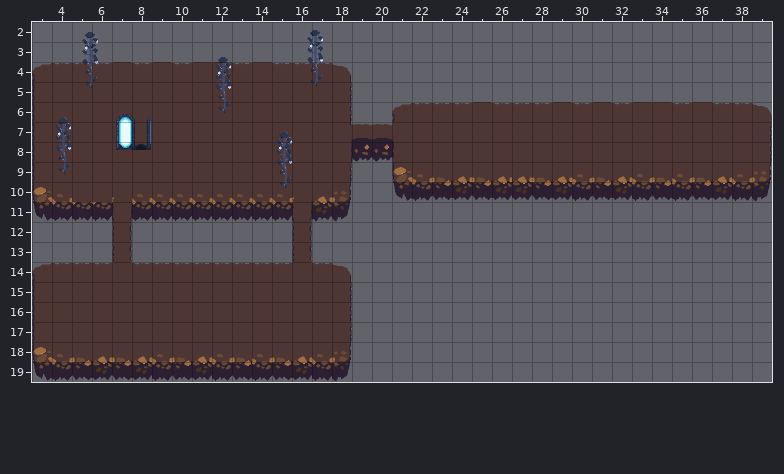
Two states of a Tiled map, game/resources/tiled/maps/level1.tmx. Above, as it was before the edit.
Cells are 32x32 px. Shown: x 3..39, y 2..19.
And afterwards:
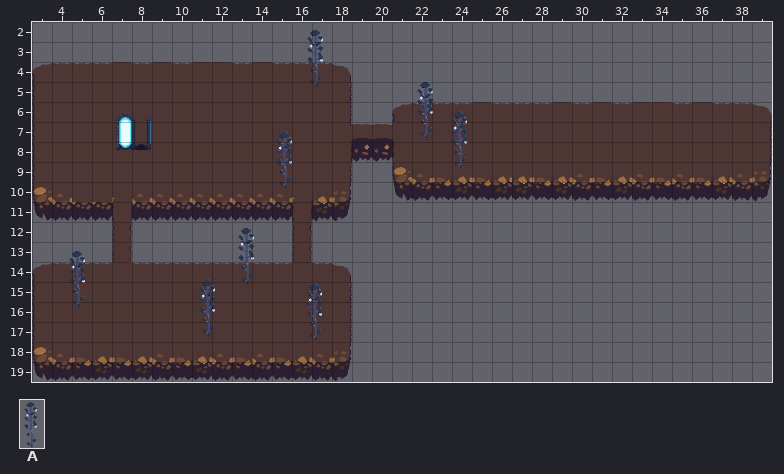
Key: from "Objects": A 2 "tree".
Objects are placed by their top-left corner, in cells (3,4 is the top-left corner of cell 3,4); size is 1x1 cell unless given.
Difference:
Layer "Objects":
changed: A "Tree" at 5.2,2.3 size 1.5x3 -> A "Tree" at 22,4.8 size 1.5x3
changed: A "Tree" at 3.9,6.7 size 1.5x3 -> A "Tree" at 23.7,6.3 size 1.5x3
changed: A "Tree" at 11.9,3.6 size 1.5x3 -> A "Tree" at 13,12.1 size 1.5x3
added: A "Tree" at 4.6,13.3 size 1.5x3
added: A "Tree" at 11.1,14.7 size 1.5x3
added: A "Tree" at 16.4,14.9 size 1.5x3
